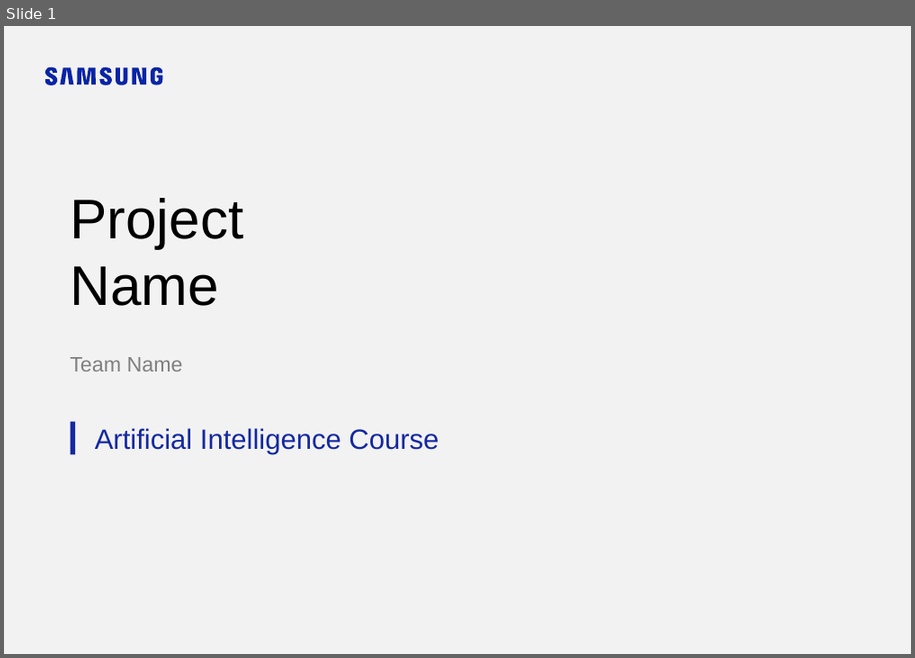
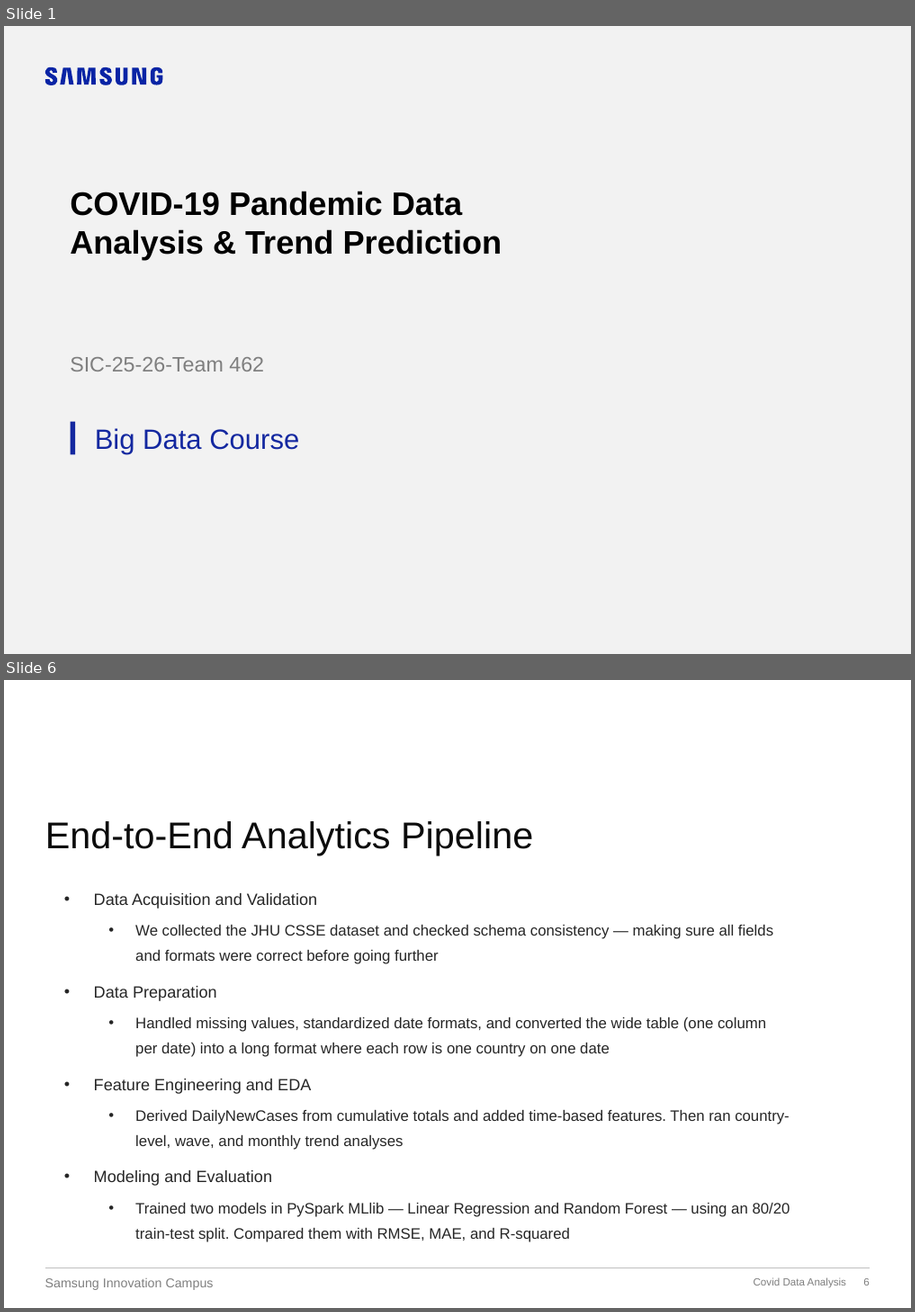
Before and after one commit to prabh9050/SIC-25-26-TEAM462, a slide deck: submission_template/4 Project Presentation.pptx. Shown one above the other, each under a label of ours: slide 1 before the commit, slides 1 and 6 after it; the slides between them are not shown. The pictures are 915x658 and 915x1312 pixels, drawn with LibreOffice and Linux fonts; fonts in the diff are those of the drawing; background and template pictures are left out. Boxes give left, top, right and bottom in pixels: in the first picture for what was removed or moved away, otherwise in the second. Text is boxed around its words. In the diff, an @@ line names an element or a change of style, - is before the commit and + after.

```diff
--- a/submission_template/4 Project Presentation.pptx
+++ b/submission_template/4 Project Presentation.pptx
@@ slide 6 added at [4,680,911,1308], background picture (left out) @@
@@ text added at [76,721,702,747], 18 pt, text #FFFFFF @@
+1.3 Methodology & Architecture
@@ title added at [45,821,533,856], 32 pt, text #0C0C0C @@
+End-to-End Analytics Pipeline
@@ text added at [94,893,791,1242], 13 pt, text #262626 @@
+• Data Acquisition and Validation
+  • We collected the JHU CSSE dataset and checked schema consistency — making sure all fields and formats were correct before going further
+• Data Preparation
+  • Handled missing values, standardized date formats, and converted the wide table (one column per date) into a long format where each row is one country on one date
+• Feature Engineering and EDA
+  • Derived DailyNewCases from cumulative totals and added time-based features. Then ran country-level, wave, and monthly trend analyses
+• Modeling and Evaluation
+  • Trained two models in PySpark MLlib — Linear Regression and Random Forest — using an 80/20 train-test split. Compared them with RMSE, MAE, and R-squared
@@ line added from (45, 1269) to (869, 1269), #BFBFBF 0.75 pt @@
@@ text added at [45,1278,214,1290], 11 pt, text #7F7F7F @@
+Samsung Innovation Campus
@@ text added at [754,1278,846,1288], 9 pt, text #7F7F7F @@
+Covid Data Analysis
@@ page number added at [864,1278,869,1286], 9 pt, text #7F7F7F @@
+6
@@ slide 1 changed as well @@
@@ title at [70,191,503,260]: text changed; size 48 to 28 pt; bold on @@
-Project
-Name
+COVID-19 Pandemic Data Analysis & Trend Prediction
@@ text at [70,357,264,372]: text changed @@
-Team Name
+SIC-25-26-Team 462
@@ text at [95,428,299,455]: text changed @@
-Artificial Intelligence Course
+Big Data Course
```
Also in this commit, not shown: 1 other slide changed, 16 other slides added, 2 slides removed, 3 other files.
